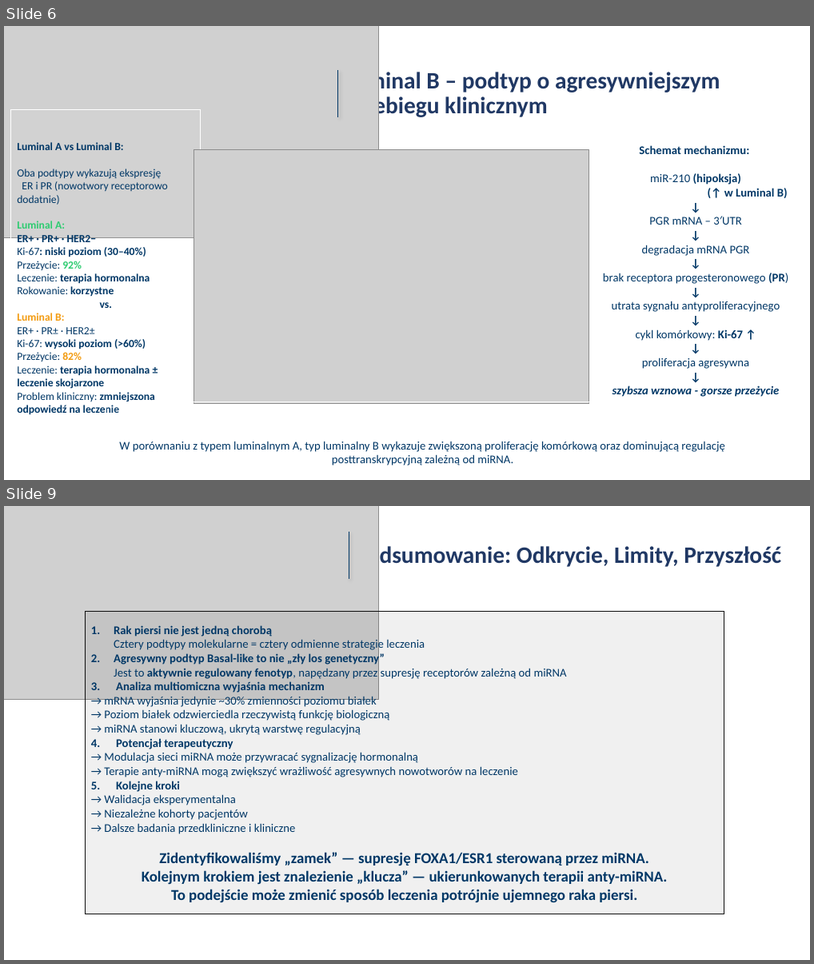
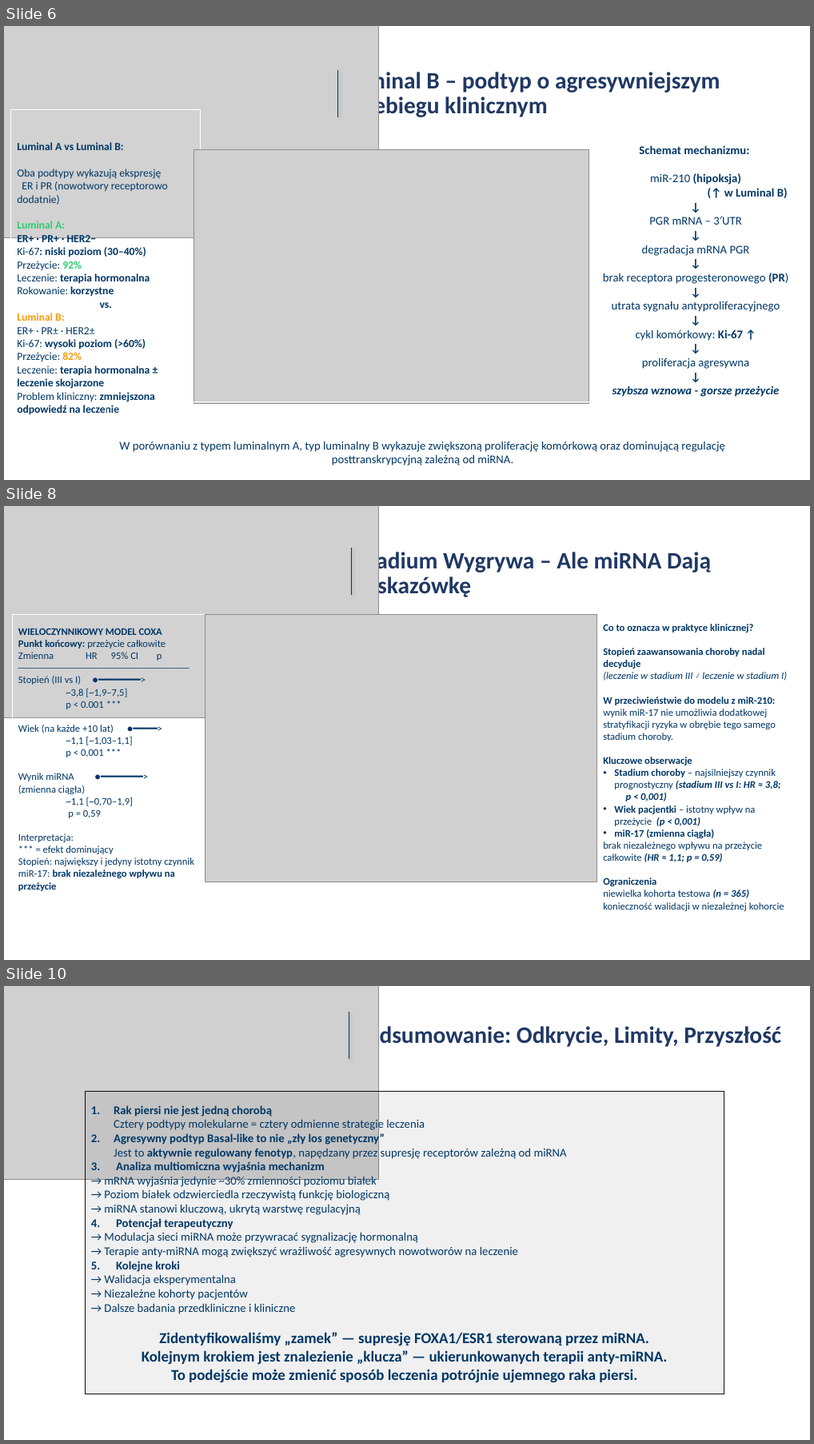
Before and after one commit to iZabela0001/Projekt_badawczy, a slide deck: pisanie_artykulu+prezentacja/Prezentacja.pptx. Shown one above the other, each under a label of ours: slides 6 and 9 before the commit, slides 6, 8 and 10 after it; the slides between them are not shown. The pictures are 814x964 and 814x1444 pixels, drawn with LibreOffice and Linux fonts; fonts in the diff are those of the drawing; grey boxes stand for pictures. Boxes give left, top, right and bottom in pixels: in the first picture for what was removed or moved away, otherwise in the second. Text is boxed around its words. In the diff, an @@ line names an element or a change of style, - is before the commit and + after.

```diff
--- a/pisanie_artykulu+prezentacja/Prezentacja.pptx
+++ b/pisanie_artykulu+prezentacja/Prezentacja.pptx
@@ slide 8 added at box(4, 506, 810, 960), background #FFFFFF @@
@@ picture added at box(4, 506, 380, 718) @@
@@ line added from (351, 548) to (351, 595), #003766 0.5 pt @@
@@ title added at box(358, 548, 711, 600), 28 pt, text #203864, bold @@
+Stadium Wygrywa – Ale miRNA Dają Wskazówkę
@@ rectangle added at box(13, 614, 206, 902), fill #FFFFFF at 6% opacity, outline #FFFFFF 1 pt, 12 pt, text #003766 @@
+WIELOCZYNNIKOWY MODEL COXA
+Punkt końcowy: przeżycie całkowite
+Zmienna HR 95% CI p
+──────────────────────────────────
+Stopień (III vs I) ●━━━━━━━>
+~3,8 [~1,9–7,5]
+p < 0.001 ***
+Wiek (na każde +10 lat) ●━━━━>
+~1,1 [~1,03–1,1]
+p < 0,001 ***
+Wynik miRNA ●━━━━━━━>
+(zmienna ciągła)
+~1,1 [~0,70–1,9]
+p = 0,59
+Interpretacja:
+*** = efekt dominujący
+Stopień: największy i jedyny istotny czynnik miR-17: brak niezależnego wpływu na przeżycie
@@ picture added at box(206, 614, 598, 882) @@
@@ rectangle added at box(598, 613, 799, 919), fill #FFFFFF at 6% opacity, outline #FFFFFF 1 pt, 12 pt, text #003766 @@
+Co to oznacza w praktyce klinicznej?
+Stopień zaawansowania choroby nadal decyduje
+(leczenie w stadium III ≠ leczenie w stadium I)
+W przeciwieństwie do modelu z miR-210:
+wynik miR-17 nie umożliwia dodatkowej stratyfikacji ryzyka w obrębie tego samego stadium choroby.
+Kluczowe obserwacje
+• Stadium choroby – najsilniejszy czynnik prognostyczny (stadium III vs I: HR ≈ 3,8; p < 0,001)
+• Wiek pacjentki – istotny wpływ na przeżycie (p < 0,001)
+• miR-17 (zmienna ciągła)
+brak niezależnego wpływu na przeżycie całkowite (HR ≈ 1,1; p = 0,59)
+Ograniczenia
+niewielka kohorta testowa (n = 365)
+konieczność walidacji w niezależnej kohorcie
@@ what was slide 9 is now slide 10 @@
```
Also in this commit, not shown: 5 slides changed.
